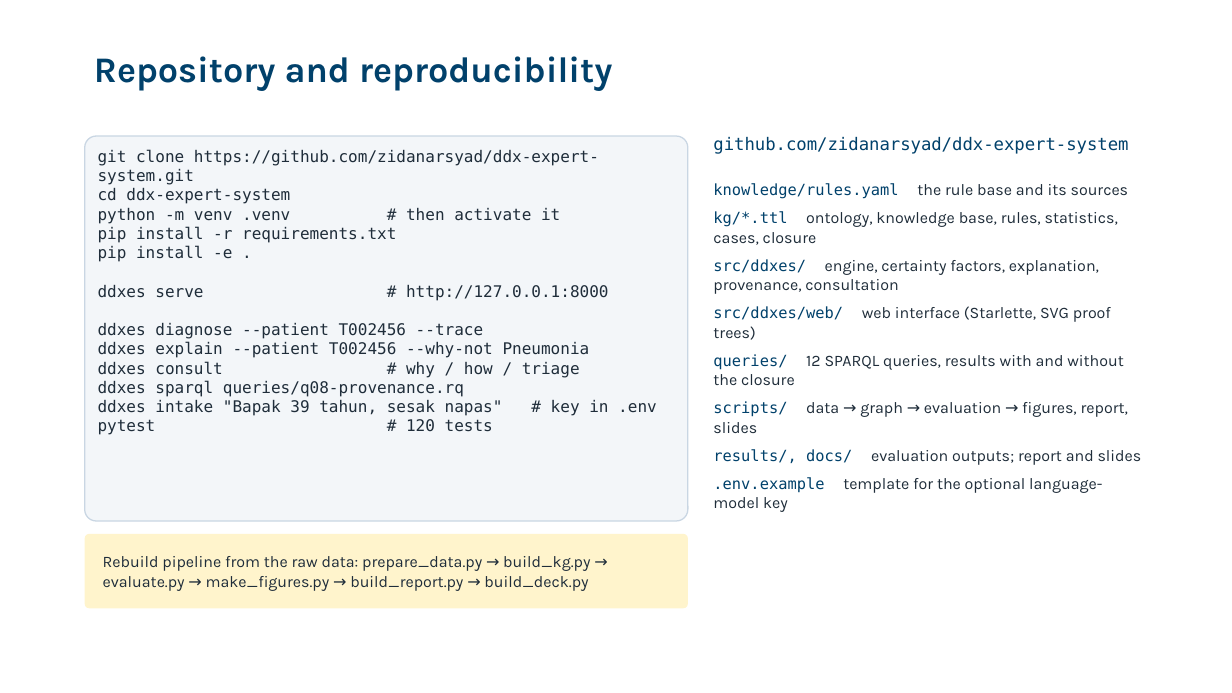
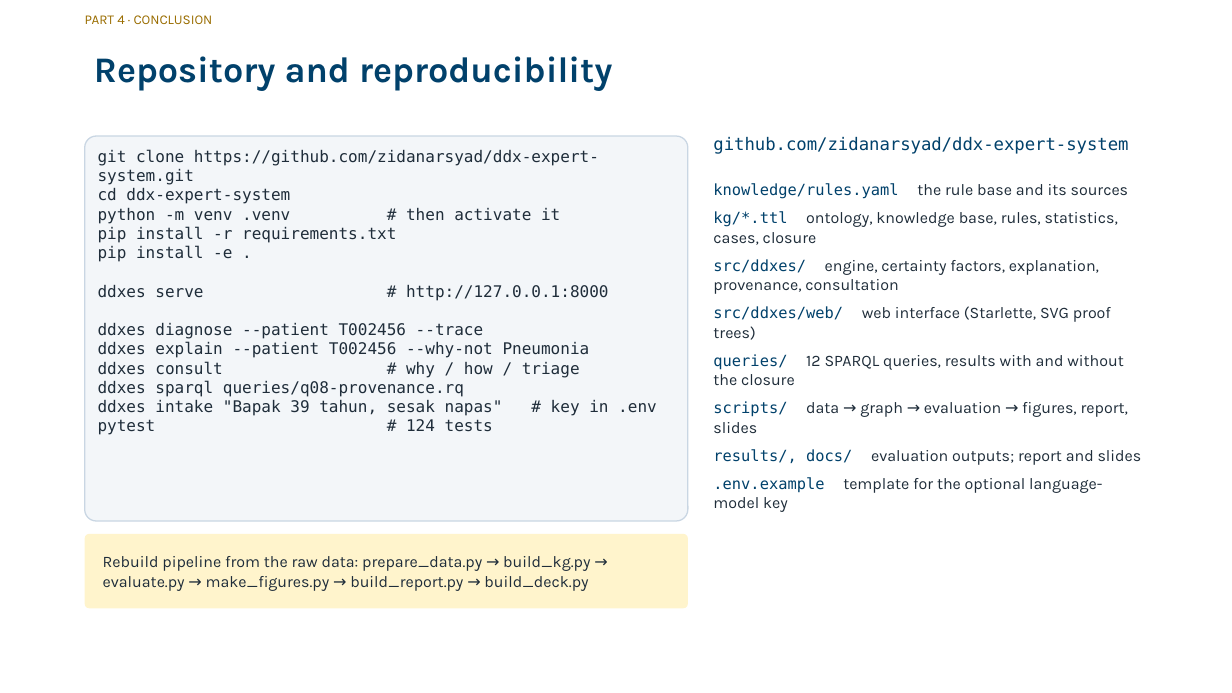
Before and after one commit to zidanarsyad/ddx-expert-system, a slide deck: slide 24 of docs/slides.pptx. Drawn at 1232x693 pixels with LibreOffice and Linux fonts; fonts in the diff are those of the drawing; background and template pictures are left out. Boxes give left, top, right and bottom in pixels: in the first picture for what was removed or moved away, otherwise in the second. Text is boxed around its words. In the diff, an @@ line names an element or a change of style, - is before the commit and + after.

```diff
--- a/docs/slides.pptx
+++ b/docs/slides.pptx
@@ text added at [85,15,213,24], 10.5 pt, text #9A6D00 @@
+PART 4 · CONCLUSION
@@ text at [98,419,493,435]: text changed @@
-pytest # 120 tests
+pytest # 124 tests
```
Also in this commit, not shown: 22 other slides changed, 2 other files.
